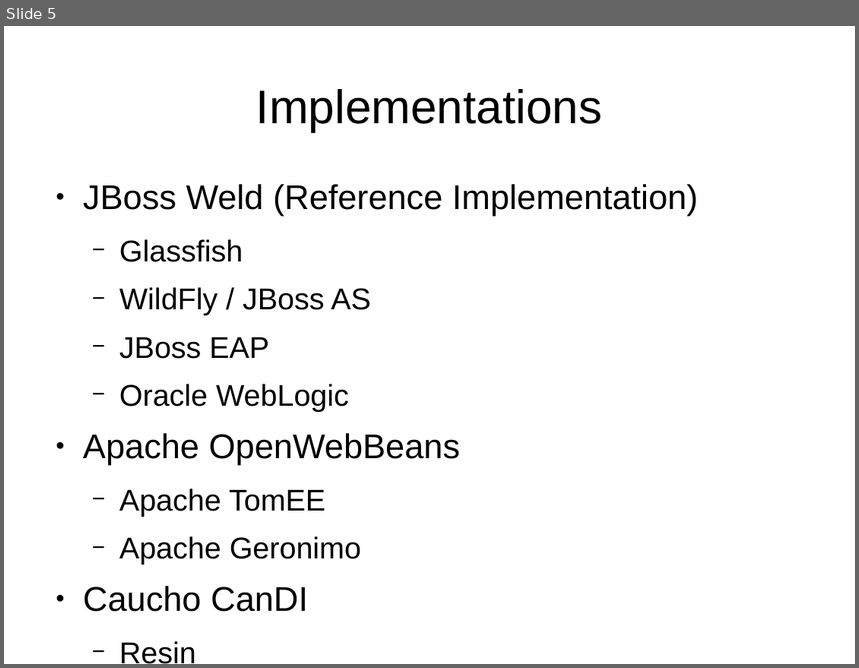
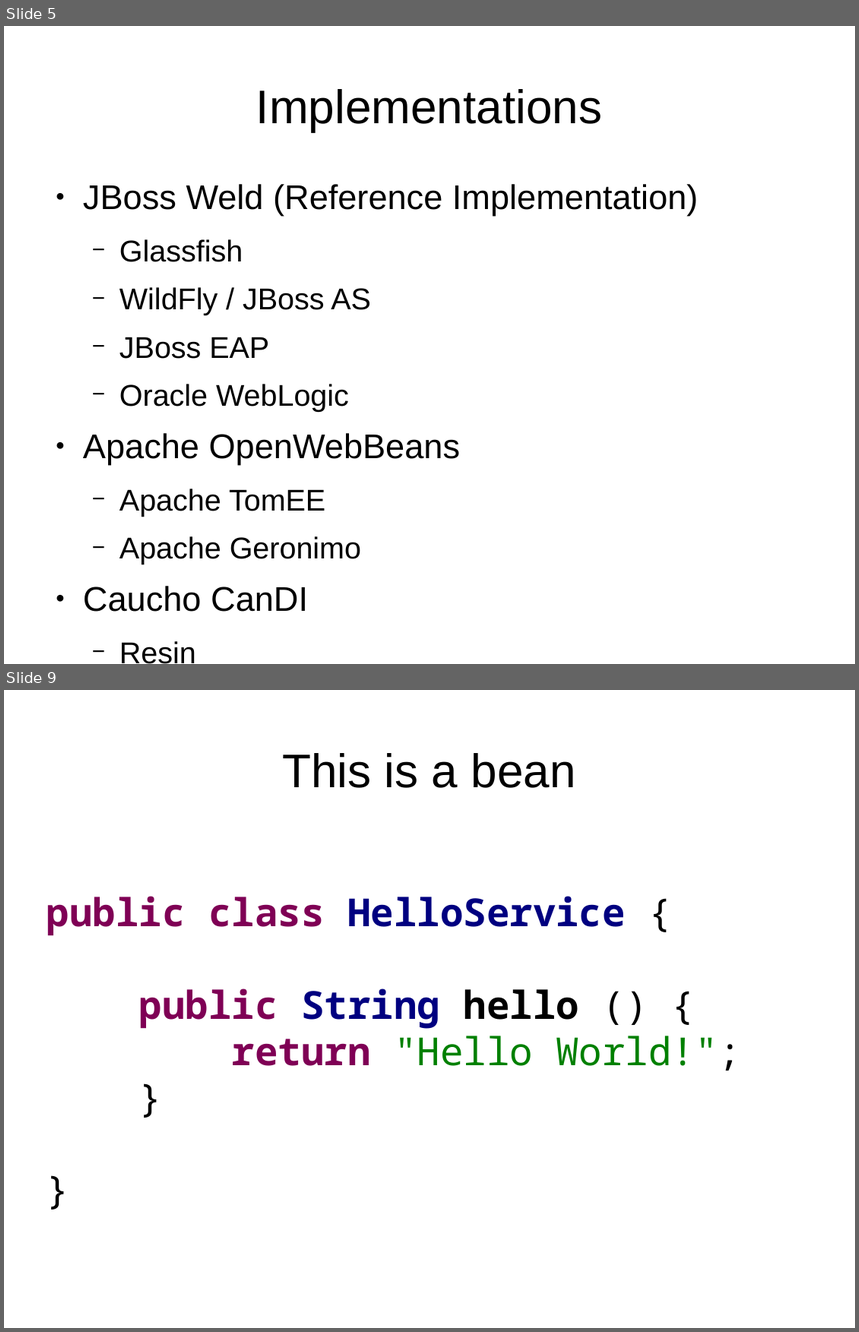
Before and after one commit to FrigoCoder/CDI, a slide deck: CDI.odp. Shown one above the other, each under a label of ours: slide 5 before the commit, slides 5 and 9 after it; the slides between them are not shown. The pictures are 859x668 and 859x1332 pixels, drawn with LibreOffice and Linux fonts; fonts in the diff are those of the drawing. Boxes give left, top, right and bottom in pixels: in the first picture for what was removed or moved away, otherwise in the second. Text is boxed around its words. In the diff, an @@ line names an element or a change of style, - is before the commit and + after.

```diff
--- a/CDI.odp
+++ b/CDI.odp
@@ slide 9 added at (x1=4, y1=690, x2=855, y2=1328), background #FFFFFF @@
@@ title added at (x1=282, y1=753, x2=576, y2=788), 44 pt, text #000000 @@
+This is a bean
@@ text added at (x1=47, y1=896, x2=742, y2=1071), 36 pt, text #7F0055, bold @@
+public class HelloService {
+public String hello () {
+return "Hello World!";
+}
+}
```
Also in this commit, not shown: 4 slides changed, 4 other slides added, 5 other files.
